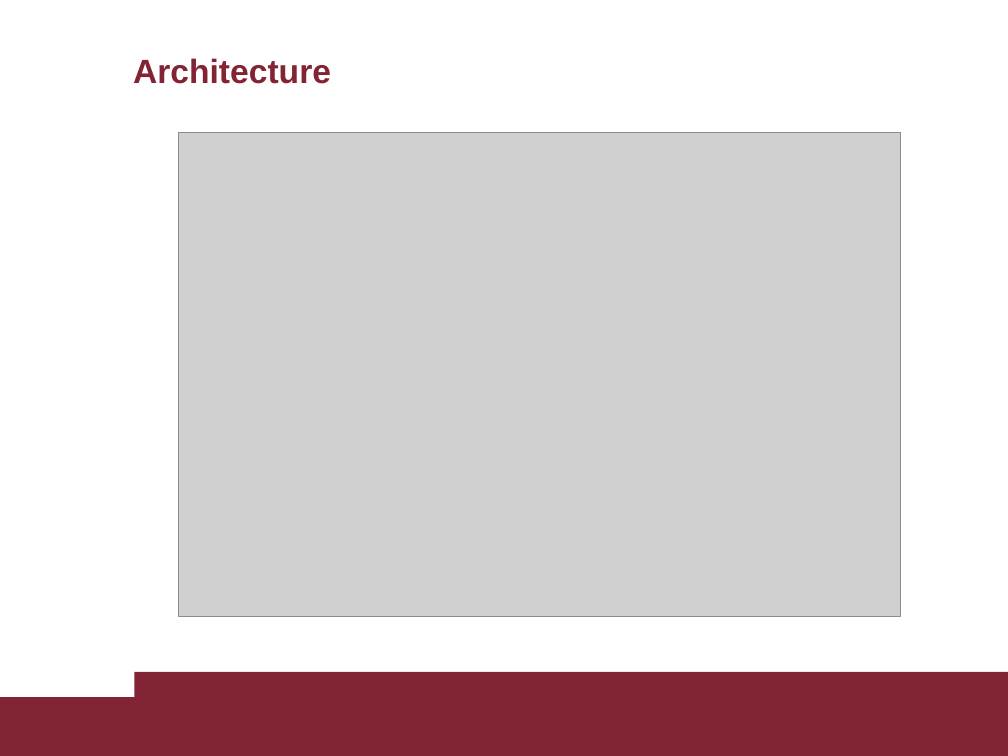
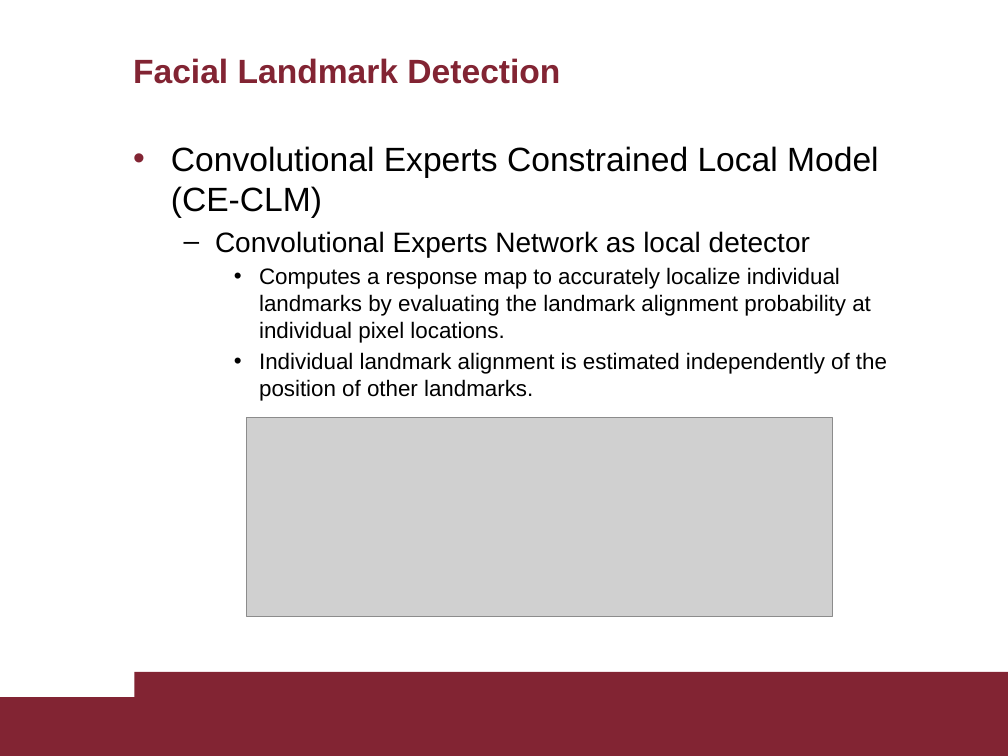
Before and after one commit to AscaL/thesis, a slide deck: slide 10 of Tesi Emanuele Orfanelli 1383726.pptx (slide 9 before the commit). Drawn at 1008x756 pixels with LibreOffice and Linux fonts; fonts in the diff are those of the drawing; grey boxes stand for pictures. Boxes give left, top, right and bottom in pixels: in the first picture for what was removed or moved away, otherwise in the second. Text is boxed around its words. In the diff, an @@ line names an element or a change of style, - is before the commit and + after.

```diff
--- a/Tesi Emanuele Orfanelli 1383726.pptx
+++ b/Tesi Emanuele Orfanelli 1383726.pptx
@@ title at (133,58,560,84): text changed @@
-Architecture
+Facial Landmark Detection
@@ text added at (171,146,887,401), 16 pt, text #000000 @@
+• Convolutional Experts Constrained Local Model (CE-CLM)
+  – Convolutional Experts Network as local detector
+    • Computes a response map to accurately localize individual landmarks by evaluating the landmark alignment probability at individual pixel locations.
+    • Individual landmark alignment is estimated independently of the position of other landmarks.
@@ picture removed at (179,133,901,617) @@
@@ picture added at (246,417,833,616) @@
```
Also in this commit, not shown: 5 other slides changed.
